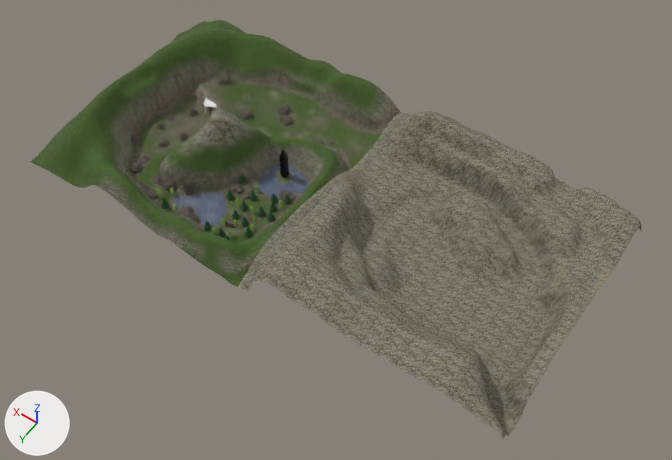
What one commit did to the Blender file assets/source/region0_terrain.blend.
One viewpoint serves both versions: a 50 mm lens placed at (-428.0, 352.0, 664.0), pointed at (-125.0, -72.0, -2.0). The axes (+X, +Y, +Z) are drawn at lower left. The lights are the same throughout. The picture after the commit comes second.

The older version as bpy lines, for what is in view:
```python
ob_plane = bpy.data.objects.new('Plane', me_plane)
ob_plane.location = (-0.6, -16.3, 0.0)
ob_terrainmaster = bpy.data.objects.new('TerrainMaster', me_terrainmaster)
ob_terrainmaster.location = (0.0, 0.0, 0.0)
ob_terrainmaster_001 = bpy.data.objects.new('TerrainMaster.001', me_terrainmaster_001)
ob_terrainmaster_001.location = (0.0, 0.0, 0.0)
# also in view: 'Plane.001' at (-53.0, -87.0, 1.0)
```
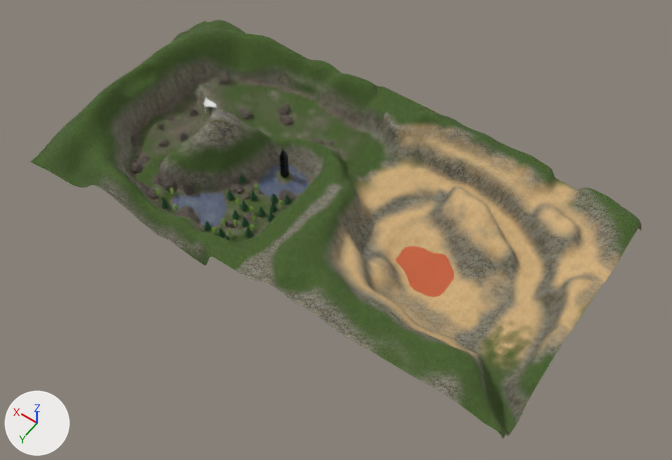
Edits to the bpy script that builds the scene:
```text
Change mat_terrain_desert:
    remove # nodes: BsdfPrincipled, Math x6, MixRGB x2, OutputMaterial, SeparateColor, TexImage x3, VertexColor
    nodes: BsdfPrincipled, Math x8, MixRGB x3, OutputMaterial, SeparateColor, TexImage x4, VertexColor
    remove # uses the picture img_rock051_2k_jpg_color_jpg_001
    uses the picture img_grass001_1k_jpg_color_jpg
    uses the picture img_rock051_2k_jpg_color_jpg
Add mat_lava:
    mat_lava = principled_material('lava')
    mat_lava.base_color = (0.8, 0.0434, 0.0)  # orange #e73b00
    mat_lava.alpha = 0.543
Change me_terrainmaster_001:
    where me_terrainmaster_001.from_pydata(...)  # 16641 vertices, 16384 faces; spans x -352.0..-96.0, y -224.0..32.0, z -10.0..52.0
    used by ob_terrainmaster_001; location = (0.0, 0.0, 0.0)
    me_terrainmaster_001 part 1: 733 of 16641 vertices moved; they spanned x -122.0..-96.0, y -122.0..32.0, z 5.0..46.0 and now span x -122.0..-96.0, y -122.0..32.0, z 13.0..44.0; mean shift (0.0, 0.0, 5.0); largest move (-96.0, 32.0, 5.0) -> (-96.0, 32.0, 30.0)
    me_terrainmaster_001 part 2: 336 of 16641 vertices moved; they spanned x -136.0..-96.0, y -224.0..-180.0, z 6.0..36.0 and now span x -136.0..-96.0, y -224.0..-180.0, z 7.0..35.0; mean shift (0.0, 0.0, 11.0); largest move (-98.0, -192.0, 8.0) -> (-98.0, -192.0, 32.0)
    me_terrainmaster_001 part 3: vertex colours changed
Change me_terrainmaster:
    where me_terrainmaster.from_pydata(...)  # 16641 vertices, 16384 faces; spans x -96.0..160.0, y -224.0..32.0, z -2.0..68.0
    used by ob_terrainmaster; location = (0.0, 0.0, 0.0)
    me_terrainmaster part 4: 623 of 16641 vertices moved; they spanned x -96.0..-46.0, y -124.0..32.0, z 4.0..33.0 and now span x -96.0..-46.0, y -124.0..32.0, z 7.0..32.0; mean shift (0.0, 0.0, 8.0); largest move (-90.0, 32.0, 4.0) -> (-90.0, 32.0, 30.0)
    me_terrainmaster part 5: 225 of 16641 vertices moved; they spanned x -96.0..-68.0, y -224.0..-188.0, z 2.0..36.0 and now span x -96.0..-68.0, y -224.0..-188.0, z 3.0..36.0; mean shift (0.0, 0.0, 11.0); largest move (-90.0, -194.0, 4.0) -> (-90.0, -194.0, 30.0)
    me_terrainmaster part 6: vertex colours changed
Add me_plane_002:
    me_plane_002.from_pydata([(-32.0, -33.1, 0.0), (32.0, -33.1, 0.0), (-32.0, 33.1, 0.0), (32.0, 33.1, 0.0)], [], [(0, 1, 3, 2)])
    me_plane_002.materials.append(mat_lava)  # orange #e73b00
Add ob_lava:
    ob_lava = bpy.data.objects.new('lava', me_plane_002)
    ob_lava.location = (-212.2, -89.2, -9.2)
```

Location of each change, [x1, y1, x2, y2] in pixels of the pictures (672 x 460 px; the box of a moved part takes in the faces that stretch with it):
'TerrainMaster.001', surface changed, reshaped, recoloured
    before: [238, 111, 642, 439]
    after: [235, 96, 642, 439]
'TerrainMaster', reshaped, recoloured (6% shorter)
    before: [31, 20, 401, 287]
    after: [31, 20, 402, 270]
'lava', added
    after: [396, 246, 454, 297]
part 1 of me_terrainmaster_001, moved or reshaped
    before: [238, 173, 350, 291]
    after: [235, 162, 350, 281]
part 2 of me_terrainmaster_001, moved or reshaped
    before: [380, 111, 436, 147]
    after: [380, 96, 436, 147]
part 4 of me_terrainmaster, moved or reshaped
    before: [192, 155, 344, 287]
    after: [192, 155, 339, 270]
part 5 of me_terrainmaster, moved or reshaped
    before: [363, 83, 401, 136]
    after: [363, 83, 402, 136]
